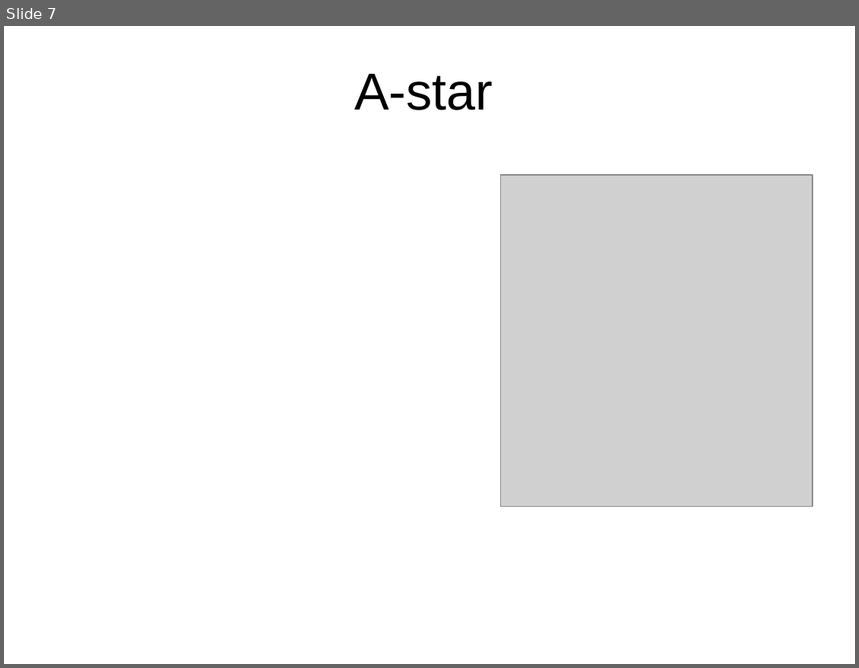
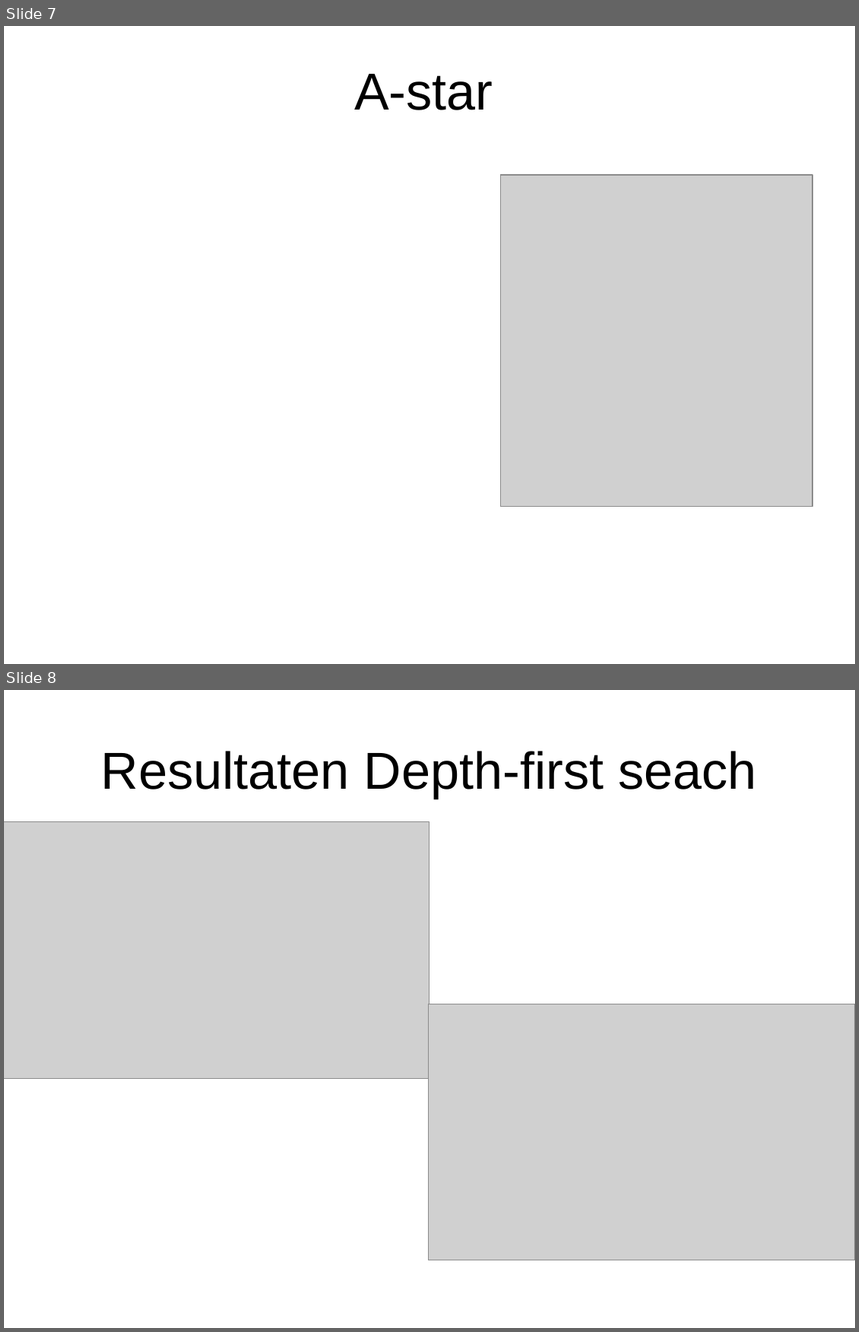
Before and after one commit to A-meerdervan/RushHourGit, a slide deck: eindpresentatie.ppt. Shown one above the other, each under a label of ours: slide 7 before the commit, slides 7 and 8 after it. The pictures are 859x668 and 859x1332 pixels, drawn with LibreOffice and Linux fonts; fonts in the diff are those of the drawing; grey boxes stand for pictures; background and template pictures are left out. Boxes give left, top, right and bottom in pixels: in the first picture for what was removed or moved away, otherwise in the second. Text is boxed around its words. In the diff, an @@ line names an element or a change of style, - is before the commit and + after.

```diff
--- a/eindpresentatie.ppt
+++ b/eindpresentatie.ppt
@@ slide 8 added at box(4, 690, 855, 1328), background picture (left out) @@
@@ title added at box(101, 751, 757, 799), 44 pt, text #000000 @@
+Resultaten Depth-first seach
@@ picture added at box(4, 822, 430, 1078) @@
@@ picture added at box(429, 1004, 855, 1260) @@
```
Also in this commit, not shown: 5 slides changed, 1 other file.
